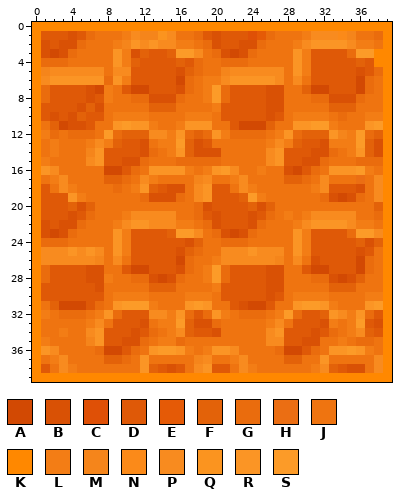
File history of a pixel-art sprite, WizardVsWorld/assets/mudORANGE.png. The first picture shows the starting point.
The file is 40x40 pixels. Colours within 5 levels of each other are drawn and written as one.
Palette (. is transparent): A #d24903  B #d95105  C #df5006  D #df5907  E #e55a06  F #e36209  G #ea6c0d  H #eb6e13  J #ef7410  K #ff8800  L #f37d15  M #f5851b  N #fb8a19  P #f88b1f  Q #fb941f  R #fb9525  S #fc9b28
After:
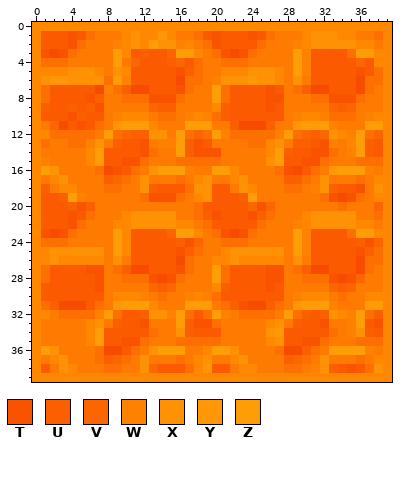
Colours new in this view: T #f95300  U #fb6000  V #fc6600  W #fe8102  X #ff9104  Y #ff9706  Z #ff9d07
The commit says: Orange tint added to textures
The edit:
colour A: #d24903 -> #f74b00
colour D: #df5907 -> #fb5a00
colour G: #ea6c0d -> #fd6f01
colour J: #ef7410 -> #fe7a01
Changed rows in their new state; - is a pixel that keeps its letter.
first column x 1:
 1 ---T-----KXKKYK----T---TD----KXXXKK---
 2 D-DT----WKXKZXXWK--T--DD----WKXXXXXKK-
 3 T-T-----ZKDU--VZZK--T-T-----ZW-----ZZ-
 4 --------ZJV---UV------------ZW-----V--
 5 KKKXXXK-XK-----TU---KKKXXXK-ZW-----T--
 6 XYYXXXX-ZW-------GJWXXXYXXK-X--------G
 7 -----D-WGU-----T--JZ-----TD-GU--------
 8 -----TUJ-G--TTT---JZ-----TT-----TTT---
 9 U--UDUT-----VUU----KU----TD-----VUV---
10 -D-TU---WKKK-GG-WKWGU----D--WKKWG-G-WK
11 -V-DT-G-YZZZK--JZZZ--U---U--YZZZW---ZZ
12 K-G----Z-VUUXXJZ-V-ZW----GWZ-VUVXKWZ-V
13 GJ-GGWXJU--T-WWZUT-----GGKXJUU-TWJKZUD
14 -J---KZ----T--JZUTTT-----KZU--TT--WZUD
15 W----KZ--TT--------------XZ--TT-------
16 ZX----G-T---XZZZW-JZZK--J-GT----YZZZW-
17 -KX----UV--XJ--G-KX--KX----UU--X---G-K
18 U-KK---G--JXU-DDGXX---XK---GG-WXU--T-X
19 --UZW-------TTT--KX---UZJ-------T-T--K
20 ---UTU------------D----VTV-------G---V
21 ---T-----KXXXXX---UT---TU--J-KXXXXX---
22 D-DT----KKXXXXXKK--D---D----WKXXXXXKK-
23 T-T-----ZK----VZZK--T-T-----ZW-----ZZK
24 --------ZK-----UTV----------ZW-----UTV
25 KXXXXXX-ZK-----TU---KXXXXXX-ZW-----TUG
26 KXKKKKK-X----------KKXKKKKK-X-D------G
27 -----TT-GU-----T--JZ-----TT-GU--------
28 -----DTJ-G--T-T---JZ-----TT--G--T-TV--
29 ------T-----VUV----KU----TD-----VUV---
30 --------KKKW-G--WKWG-----D--WKKK-G--KK
31 GU------YZZZK---ZZZ-GUT--UG-YZZZW---ZZ
32 K----GWZ---UXXWZ---ZW----GJZ-U-UXKWZ-U
33 -----KX-U--T-JJZUTT------KX-U--TJ-WZ-T
34 --J--KZ---D---JXU--D-----XY---D---WXU-
35 J----KZ--TT--JJ-GGGG-----KX--TTG-J---G
36 ZX----------XZZZJ-KZZX-------U--ZZZZW-
37 -KX---GUV--X---G-KX--KX----UVG-X---G-K
38 --XK---GG--XV-D-GKY---KK---GG-WXU-TDGX
Changed places in both pictures, as pixel boxes (x1, y1, x2, y2):
changed: (41, 31, 383, 373)
